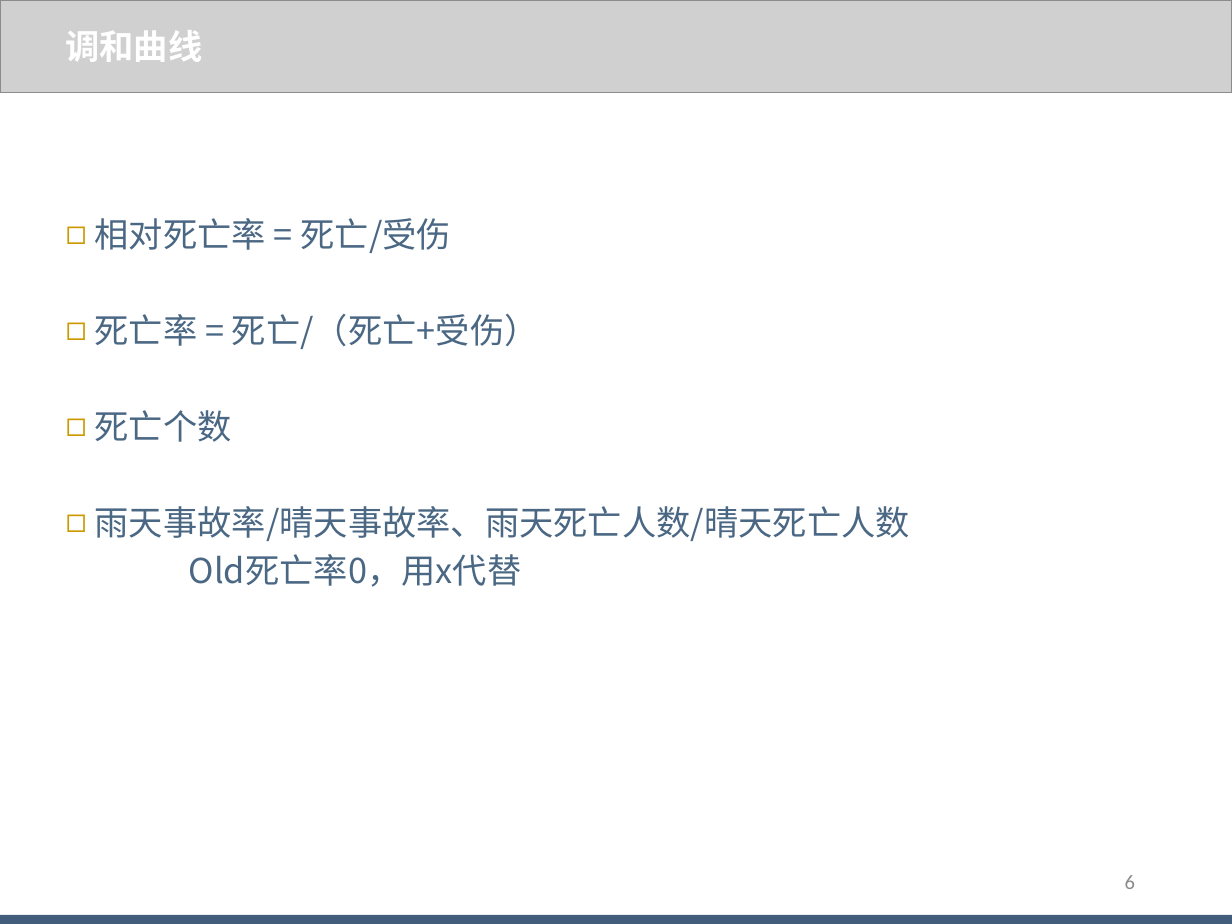
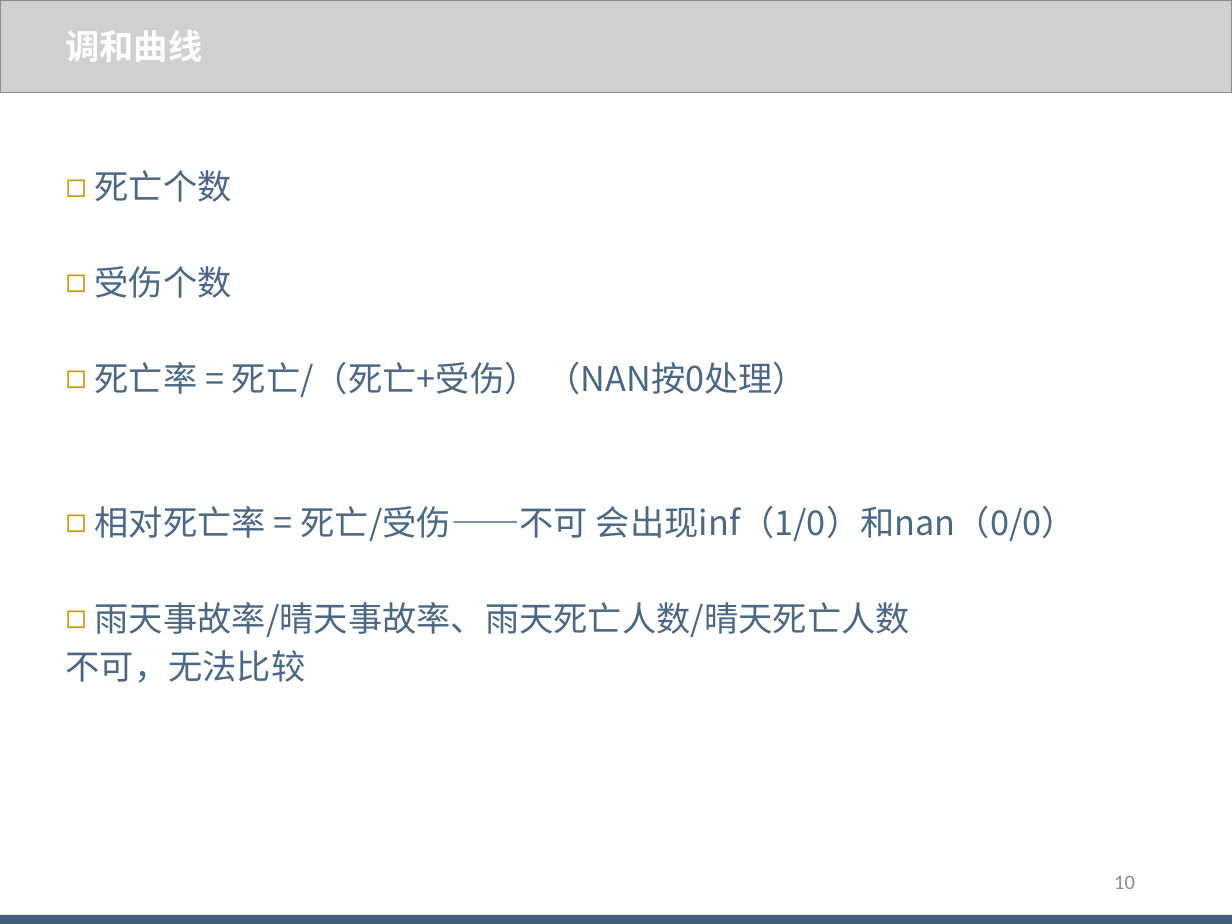
Before and after one commit to WJ-Lai/AccidentMission, a slide deck: slide 10 of 【阶段性汇报】/20180729/阶段性汇报_赖伟鉴_20180729.pptx (slide 6 before the commit). Drawn at 1232x924 pixels with LibreOffice and Linux fonts; fonts in the diff are those of the drawing; grey boxes stand for pictures. Boxes give left, top, right and bottom in pixels: in the first picture for what was removed or moved away, otherwise in the second. Text is boxed around its words. In the diff, an @@ line names an element or a change of style, - is before the commit and + after.

```diff
--- a/【阶段性汇报】/20180729/阶段性汇报_赖伟鉴_20180729.pptx
+++ b/【阶段性汇报】/20180729/阶段性汇报_赖伟鉴_20180729.pptx
@@ text at [95, 218, 539, 349]: paragraphs removed @@
-◻ 相对死亡率 = 死亡/受伤
-◻ 死亡率 = 死亡/（死亡+受伤）
@@ text at [95, 266, 1076, 541]: paragraphs added @@
+◻ 受伤个数
+◻ 死亡率 = 死亡/（死亡+受伤） （NAN按0处理）
+◻ 相对死亡率 = 死亡/受伤——不可 会出现inf（1/0）和nan（0/0）
@@ text at [66, 650, 306, 683]: text changed @@
-Old死亡率0，用x代替
+不可，无法比较
@@ page number at [1114, 876, 1135, 889]: text changed @@
-6
+10
```
Also in this commit, not shown: 5 other slides changed, 6 slides added, 56 other files.
